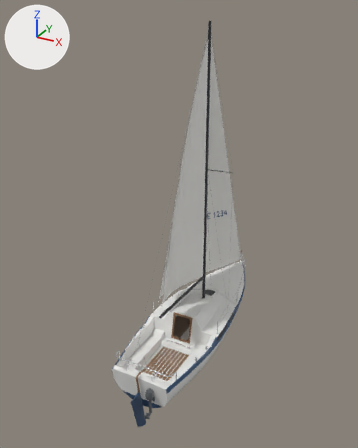
What one commit did to the glTF model src/assets/models/maxi77.glb.
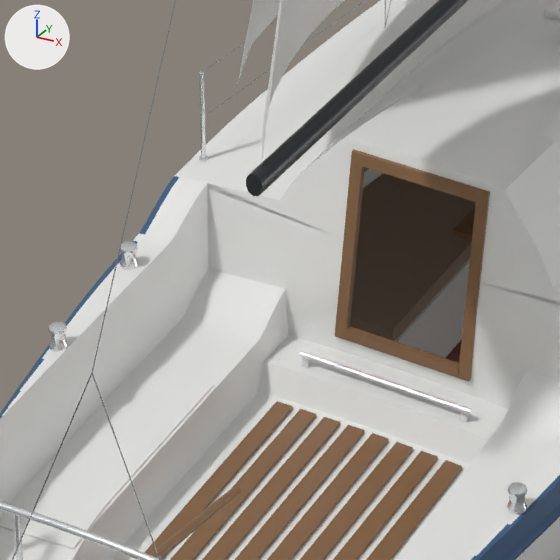
Old and new are each drawn whole from a camera (50 mm lens) standing at (6.3, -12.92, 10.38) and looking at (-0.51, -0.54, 4.19) and again close up on the part from 35% to 56% of the width and 65% to 82% of the height. Every picture has the same lights, and +X, +Y and +Z are marked at upper left. The older version's two pictures come first.

Names of what the first close-up shows: 'boom', 'cockpit_grating', 'cockpit_lids', 'companionway', 'companionway_frame', 'cushions', 'deck_aft', 'deck_forward', 'liner', 'mainsail', 'stern_rail', 'winches' and 10 more.
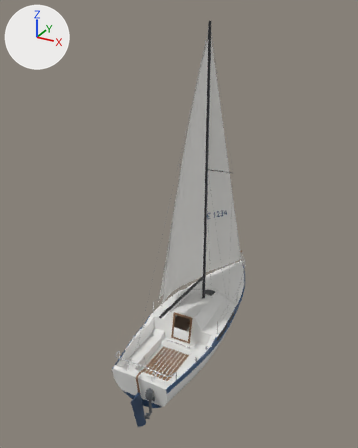
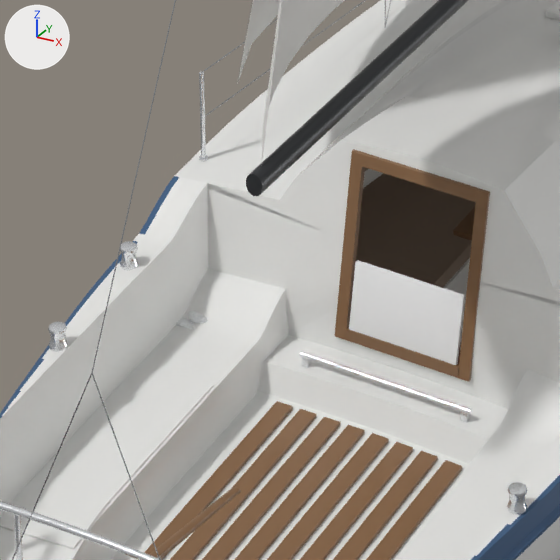
The edits, one by one:
Mesh me_washboard is new.
It has 24 vertices, 44 faces and spans x -0.268..0.268, y -1.361..-1.28, z 0.57..0.89.
Mesh me_step_grabrail is new.
It has 44 vertices, 84 faces and spans x -0.214..0.214, y -1.178..-1.15, z 0.356..0.71.
Object 'washboard' (ob_washboard) is new; it shows me_washboard.
Its location is (0.0, 0.0, 0.0).
Object 'step_grabrail' (ob_step_grabrail) is new; it shows me_step_grabrail.
Its location is (0.0, 0.0, 0.0).

Pixel boxes [x1, y1, x2, y2] of what changed, in the close-ups (560 x 560 px):
'washboard', added
    after: [349, 260, 465, 365]
'step_grabrail', added (mostly hidden)
    after: [460, 310, 465, 350]
'liner', unchanged, covered by the edit
    both: [363, 169, 470, 363]
